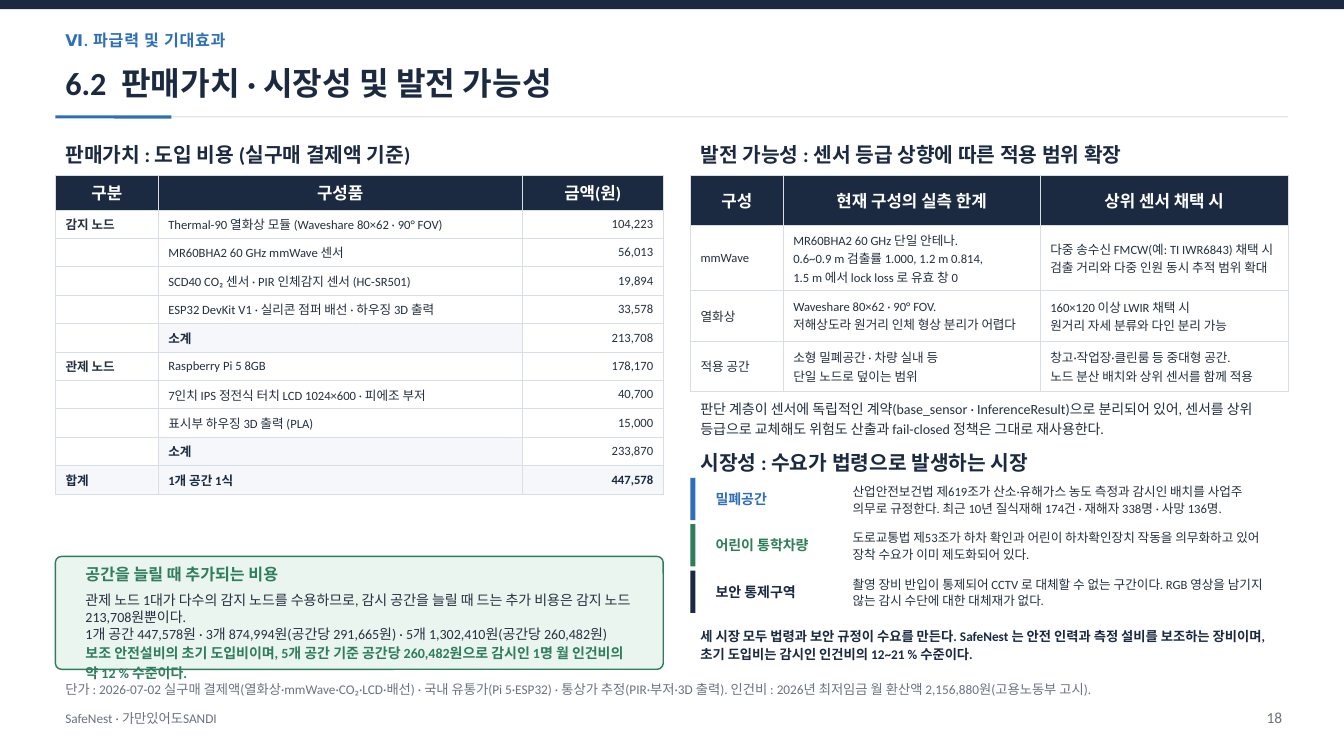
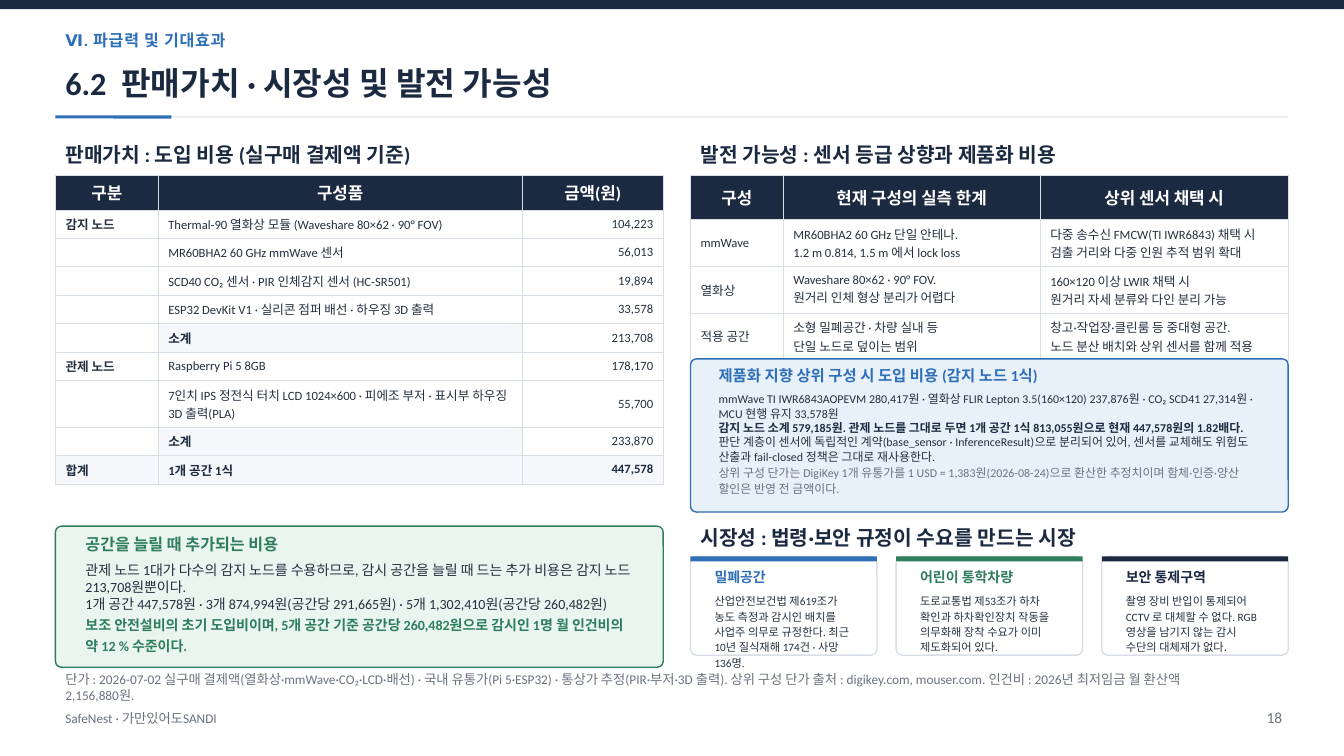
Before and after one commit to jinsu1011/safenest-embedded-competition, a slide deck: slide 19 of final-report/2026ESWContest_자유공모_가만있어도SANDI_개발완료보고서.pptx. Drawn at 1344x756 pixels with LibreOffice and Linux fonts; fonts in the diff are those of the drawing. Boxes give left, top, right and bottom in pixels: in the first picture for what was removed or moved away, otherwise in the second. Text is boxed around its words. In the diff, an @@ line names an element or a change of style, - is before the commit and + after.

```diff
--- a/final-report/2026ESWContest_자유공모_가만있어도SANDI_개발완료보고서.pptx
+++ b/final-report/2026ESWContest_자유공모_가만있어도SANDI_개발완료보고서.pptx
@@ text at [700, 145, 1056, 164]: text changed @@
-발전 가능성 : 센서 등급 상향에 따른 적용 범위 확장
+발전 가능성 : 센서 등급 상향과 제품화 비용
@@ table at [55, 175, 663, 480] @@
-row 8:  | 7인치 IPS 정전식 터치 LCD 1024×600 · 피에조 부저 | 40,700
-row 9:  | 표시부 하우징 3D 출력 (PLA) | 15,000
+row 8:  | 7인치 IPS 정전식 터치 LCD 1024×600 · 피에조 부저 · 표시부 하우징 3D 출력(PLA) | 55,700
@@ table at [691, 175, 1289, 498] @@
-row 2, column 2: MR60BHA2 60 GHz 단일 안테나. / 0.6~0.9 m 검출률 1.000, 1.2 m 0.814, / 1.5 m 에서 lock loss 로 유효 창 0
+row 2, column 2: MR60BHA2 60 GHz 단일 안테나. / 1.2 m 0.814, 1.5 m 에서 lock loss
-row 2, column 3: 다중 송수신 FMCW(예: TI IWR6843) 채택 시 / 검출 거리와 다중 인원 동시 추적 범위 확대
+row 2, column 3: 다중 송수신 FMCW(TI IWR6843) 채택 시 / 검출 거리와 다중 인원 추적 범위 확대
-row 3, column 2: Waveshare 80×62 · 90° FOV. / 저해상도라 원거리 인체 형상 분리가 어렵다
+row 3, column 2: Waveshare 80×62 · 90° FOV. / 원거리 인체 형상 분리가 어렵다
@@ rounded rectangle added at [691, 359, 1289, 512], fill #E8F0F9, outline #2E6FB7 1 pt @@
@@ text added at [719, 368, 1038, 383], 11 pt, text #2E6FB7, bold @@
+제품화 지향 상위 구성 시 도입 비용 (감지 노드 1식)
@@ text at [719, 394, 1248, 494]: text changed; size 10 to 8.5 pt @@
-판단 계층이 센서에 독립적인 계약(base_sensor · InferenceResult)으로 분리되어 있어, 센서를 상위 등급으로 교체해도 위험도 산출과 fail-closed 정책은 그대로 재사용한다.
+mmWave TI IWR6843AOPEVM 280,417원 · 열화상 FLIR Lepton 3.5(160×120) 237,876원 · CO₂ SCD41 27,314원 · MCU 현행 유지 33,578원
+감지 노드 소계 579,185원. 관제 노드를 그대로 두면 1개 공간 1식 813,055원으로 현재 447,578원의 1.82배다.
+판단 계층이 센서에 독립적인 계약(base_sensor · InferenceResult)으로 분리되어 있어, 센서를 교체해도 위험도 산출과 fail-closed 정책은 그대로 재사용한다.
+상위 구성 단가는 DigiKey 1개 유통가를 1 USD = 1,383원(2026-08-24)으로 환산한 추정치이며 함체·인증·양산 할인은 반영 전 금액이다.
@@ rectangle removed at [691, 478, 696, 520] @@
@@ rounded rectangle: place and size @@
-rounded rectangle at [55, 557, 663, 669]
+rounded rectangle at [55, 526, 663, 667]
@@ rounded rectangle at [55, 526, 663, 667]: proportions changed @@
@@ text "공간을 늘릴 때 추가되는 비용": place and size @@
-text "공간을 늘릴 때 추가되는 비용" at [85, 566, 278, 582]
+text "공간을 늘릴 때 추가되는 비용" at [85, 536, 278, 552]
@@ text at [700, 528, 1075, 547]: text changed @@
-시장성 : 수요가 법령으로 발생하는 시장
+시장성 : 법령·보안 규정이 수요를 만드는 시장
@@ text "관제 노드 1대가 다수의 감지 ...": place and size @@
-text "관제 노드 1대가 다수의 감지 ..." at [85, 593, 631, 663]
+text "관제 노드 1대가 다수의 감지 ..." at [85, 563, 631, 653]
@@ text "관제 노드 1대가 다수의 감지 ..." at [85, 563, 631, 653]: line spacing 14pt to 15pt @@
@@ rectangle: place and size @@
-rectangle at [691, 524, 696, 567]
+rectangle at [691, 557, 877, 562]
@@ rectangle at [691, 557, 877, 562]: fill #2E7D5B to #2E6FB7 @@
@@ rounded rectangle added at [691, 557, 877, 655], fill #FFFFFF, outline #D8DEE6 1 pt @@
@@ text "밀폐공간": place and size @@
-text "밀폐공간" at [716, 492, 767, 505]
+text "밀폐공간" at [715, 570, 766, 583]
@@ rounded rectangle added at [896, 557, 1083, 655], fill #FFFFFF, outline #D8DEE6 1 pt @@
@@ rectangle added at [896, 557, 1083, 562], fill #2E7D5B @@
@@ text "어린이 통학차량": place and size @@
-text "어린이 통학차량" at [716, 538, 808, 552]
+text "어린이 통학차량" at [920, 570, 1013, 584]
@@ rounded rectangle added at [1102, 557, 1289, 655], fill #FFFFFF, outline #D8DEE6 1 pt @@
@@ rectangle added at [1102, 557, 1289, 562], fill #1B2A41 @@
@@ text "보안 통제구역": place and size @@
-text "보안 통제구역" at [716, 585, 795, 599]
+text "보안 통제구역" at [1126, 570, 1206, 584]
@@ rectangle removed at [691, 571, 696, 613] @@
@@ vertical alignment middle to top in 3 elements at [1126, 595, 1257, 652], [920, 595, 1049, 652], [715, 595, 849, 652] @@
@@ text at [715, 595, 849, 652]: text changed; size 9 to 8 pt @@
-산업안전보건법 제619조가 산소·유해가스 농도 측정과 감시인 배치를 사업주 의무로 규정한다. 최근 10년 질식재해 174건 · 재해자 338명 · 사망 136명.
+산업안전보건법 제619조가 농도 측정과 감시인 배치를 사업주 의무로 규정한다. 최근 10년 질식재해 174건 · 사망 136명.
@@ text at [920, 595, 1049, 652]: text changed; size 9 to 8 pt @@
-도로교통법 제53조가 하차 확인과 어린이 하차확인장치 작동을 의무화하고 있어 장착 수요가 이미 제도화되어 있다.
+도로교통법 제53조가 하차 확인과 하차확인장치 작동을 의무화해 장착 수요가 이미 제도화되어 있다.
@@ text at [1126, 595, 1257, 652]: text changed; size 9 to 8 pt @@
-촬영 장비 반입이 통제되어 CCTV 로 대체할 수 없는 구간이다. RGB 영상을 남기지 않는 감시 수단에 대한 대체재가 없다.
+촬영 장비 반입이 통제되어 CCTV 로 대체할 수 없다. RGB 영상을 남기지 않는 감시 수단의 대체재가 없다.
@@ text removed at [700, 630, 1265, 661] @@
-세 시장 모두 법령과 보안 규정이 수요를 만든다. SafeNest 는 안전 인력과 측정 설비를 보조하는 장비이며, 초기 도입비는 감시인 인건비의 12~21 % 수준이다.
@@ text at [65, 673, 1181, 702]: text changed @@
-단가 : 2026-07-02 실구매 결제액(열화상·mmWave·CO₂·LCD·배선) · 국내 유통가(Pi 5·ESP32) · 통상가 추정(PIR·부저·3D 출력). 인건비 : 2026년 최저임금 월 환산액 2,156,880원(고용노동부 고시).
+단가 : 2026-07-02 실구매 결제액(열화상·mmWave·CO₂·LCD·배선) · 국내 유통가(Pi 5·ESP32) · 통상가 추정(PIR·부저·3D 출력). 상위 구성 단가 출처 : digikey.com, mouser.com. 인건비 : 2026년 최저임금 월 환산액 2,156,880원.
```
Also in this commit, not shown: 11 other slides changed, 15 other files.
